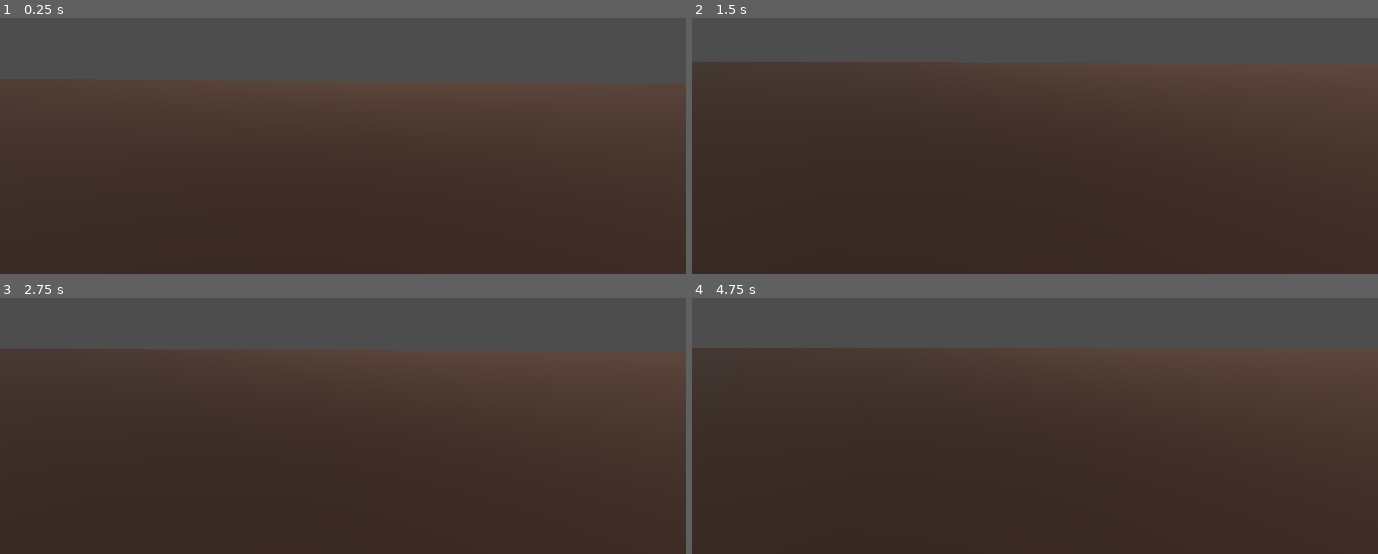
Above: before the commit, frames 1-4 (two rows, left to right).
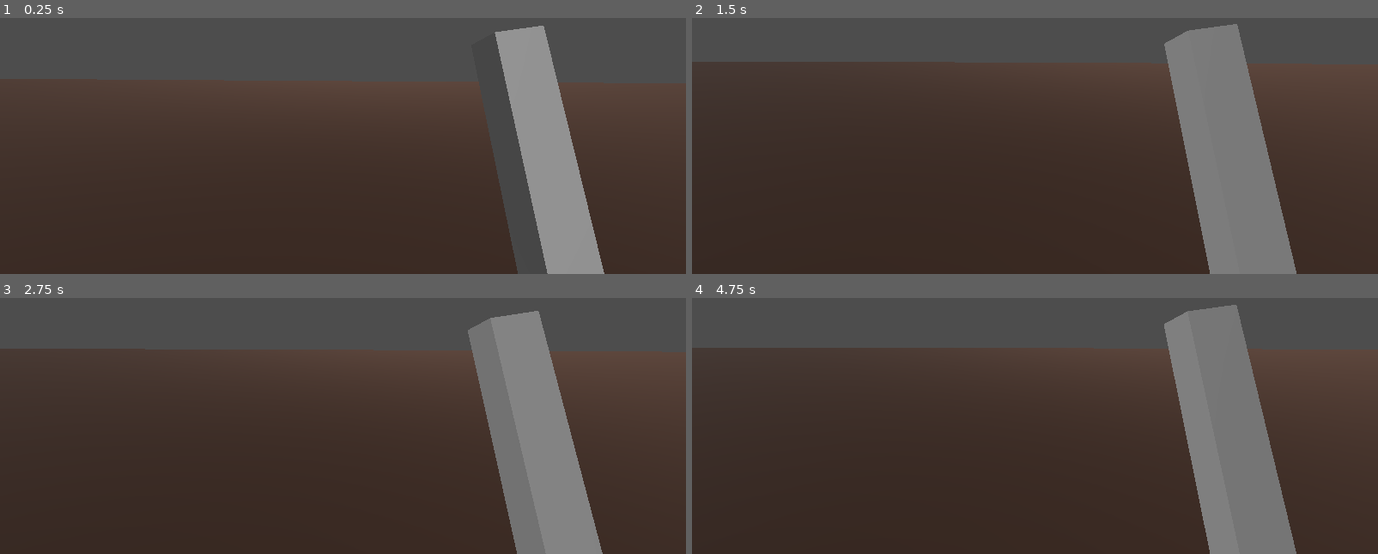
Above: after the commit, the same moments.

Repository: shellyw8542/AngelaL-ShellyW-Freedom
Game: Godot game, scene res://node_3d.tscn
Two runs of this game, one before a commit and one after it. Both use one fixed random seed, a clock stepped at 60 frames per second and the inputs below.
Inputs (mouse positions are in pixels of both pictures, inside the frame that each line leads up to):
- Up to frame 1 (0.25 s): no input
- Up to frame 2 (1.5 s): tap Enter (ui_accept) at 0.5, 0.77 s; move the mouse to (1185, 61) at 0.52 s; hold Right (ui_right) 0.53-1.28 s; click (1185, 61) at 0.6 s; move the mouse to (1000, 82) at 1.27 s; hold Up (ui_up) from 1.28 s (still down); tap Shift (sprint) at 1.35 s
- Up to frame 3 (2.75 s): keep holding Up (ui_up); tap Enter (ui_accept) at 1.52 s; click (308, 362) at 1.55 s; move the mouse to (356, 354) at 2.02 s; click (356, 354) at 2.1 s
- Up to frame 4 (4.75 s): keep holding Up (ui_up); move the mouse to (1028, 367) at 2.77 s; click (1028, 367) at 2.85 s; tap Enter (ui_accept) at 3.02, 3.77, 4.52 s; move the mouse to (1083, 364) at 3.52 s; tap Shift (sprint) at 3.6 s; click (1083, 364) at 3.8 s; move the mouse to (980, 356) at 4.27 s; click (980, 356) at 4.35 s

The runs differ from the first frame. In frame 1, 9.6% of the frame differs, in the area x 71-89%, y 3-100%; in frame 2, 11%, in the area x 68-89%, y 2-100%; in frame 3, 11%; in frame 4, 11%.

Commit message:
enemy hitbox done

Diff:
--- a/Additions/brackeys-proto-controller-main/brackeys-proto-controller-main/proto_controller/proto_controller.gd
+++ b/Additions/brackeys-proto-controller-main/brackeys-proto-controller-main/proto_controller/proto_controller.gd
@@ -52,7 +52,8 @@
 ## IMPORTANT REFERENCES
 @onready var head: Node3D = $Head
 @onready var collider: CollisionShape3D = $Collider
-
+@onready var anim_player = $AnimationPlayer
+@onready var hitbox = $Head/Camera3D/WeaponPivot/WeaponMesh/Hitbox
 func _ready() -> void:
 	check_input_mappings()
 	look_rotation.y = rotation.y
@@ -75,7 +76,13 @@
 			enable_freefly()
 		else:
 			disable_freefly()
+func _process(delta):
+	if Input.is_action_just_pressed("quit"):
+		get_tree().quit()
 
+	if Input.is_action_just_pressed("attack"):
+		anim_player.play("attack")
+		hitbox.monitoring = true
 func _physics_process(delta: float) -> void:
 	# If freeflying, handle freefly and nothing else
 	if can_freefly and freeflying:
@@ -176,3 +183,14 @@
 	if can_freefly and not InputMap.has_action(input_freefly):
 		push_error("Freefly disabled. No InputAction found for input_freefly: " + input_freefly)
 		can_freefly = false
+
+
+func _on_animation_player_animation_finished(anim_name):
+	if anim_name == "attack":
+			anim_player.play("idle")
+			hitbox.monitoring = false
+
+
+func _on_hitbox_body_entered(body):
+	if body.is_in_group("enemies"):
+		print("enemy hit")
--- a/Additions/brackeys-proto-controller-main/brackeys-proto-controller-main/proto_controller/proto_controller.tscn
+++ b/Additions/brackeys-proto-controller-main/brackeys-proto-controller-main/proto_controller/proto_controller.tscn
@@ -12,6 +12,142 @@
 [sub_resource type="CapsuleShape3D" id="CapsuleShape3D_iof21"]
 radius = 0.4
 height = 1.8
+
+[sub_resource type="BoxMesh" id="BoxMesh_jefme"]
+
+[sub_resource type="ConvexPolygonShape3D" id="ConvexPolygonShape3D_io55f"]
+points = PackedVector3Array(-0.5, -0.5, -0.5, 0.5, 0.5, 0.5, 0.5, -0.5, 0.5, 0.5, 0.5, -0.5, -0.5, 0.5, 0.5, 0.5, -0.5, -0.5, -0.5, -0.5, 0.5, -0.5, 0.5, -0.5)
+
+[sub_resource type="Animation" id="Animation_ovqrk"]
+resource_name = "idle"
+length = 3.0
+loop_mode = 1
+tracks/0/type = "value"
+tracks/0/imported = false
+tracks/0/enabled = true
+tracks/0/path = NodePath("Head/Camera3D/WeaponPivot:rotation")
+tracks/0/interp = 1
+tracks/0/loop_wrap = true
+tracks/0/keys = {
+"times": PackedFloat32Array(0),
+"transitions": PackedFloat32Array(1),
+"update": 0,
+"values": [Vector3(0, 0, 0)]
+}
+tracks/1/type = "value"
+tracks/1/imported = false
+tracks/1/enabled = true
+tracks/1/path = NodePath("Head/Camera3D/WeaponPivot/WeaponMesh:position")
+tracks/1/interp = 1
+tracks/1/loop_wrap = true
+tracks/1/keys = {
+"times": PackedFloat32Array(0, 1.5),
+"transitions": PackedFloat32Array(-2, -2),
+"update": 0,
+"values": [Vector3(0.441, -0.387, -0.562), Vector3(0.441, -0.462, -0.562)]
+}
+tracks/2/type = "value"
+tracks/2/imported = false
+tracks/2/enabled = true
+tracks/2/path = NodePath("Head/Camera3D/WeaponPivot/WeaponMesh:rotation")
+tracks/2/interp = 1
+tracks/2/loop_wrap = true
+tracks/2/keys = {
+"times": PackedFloat32Array(0, 1.5),
+"transitions": PackedFloat32Array(-2, -2),
+"update": 0,
+"values": [Vector3(-0.116937, -0.0244346, 0.132645), Vector3(-0.191986, -0.0279253, 0.240855)]
+}
+
+[sub_resource type="Animation" id="Animation_cnqob"]
+length = 0.001
+tracks/0/type = "value"
+tracks/0/imported = false
+tracks/0/enabled = true
+tracks/0/path = NodePath("Head/Camera3D/WeaponPivot:rotation")
+tracks/0/interp = 1
+tracks/0/loop_wrap = true
+tracks/0/keys = {
+"times": PackedFloat32Array(0),
+"transitions": PackedFloat32Array(1),
+"update": 0,
+"values": [Vector3(0, 0, 0)]
+}
+tracks/1/type = "value"
+tracks/1/imported = false
+tracks/1/enabled = true
+tracks/1/path = NodePath("Head/Camera3D/WeaponPivot/WeaponMesh:position")
+tracks/1/interp = 1
+tracks/1/loop_wrap = true
+tracks/1/keys = {
+"times": PackedFloat32Array(0),
+"transitions": PackedFloat32Array(1),
+"update": 0,
+"values": [Vector3(0.417759, -0.4132, -0.768128)]
+}
+tracks/2/type = "value"
+tracks/2/imported = false
+tracks/2/enabled = true
+tracks/2/path = NodePath("Head/Camera3D/WeaponPivot/WeaponMesh:rotation")
+tracks/2/interp = 1
+tracks/2/loop_wrap = true
+tracks/2/keys = {
+"times": PackedFloat32Array(0),
+"transitions": PackedFloat32Array(1),
+"update": 0,
+"values": [Vector3(-0.18493, -0.0224861, 0.0513389)]
+}
+
+[sub_resource type="Animation" id="Animation_xyqi2"]
+resource_name = "new_animation"
+
+[sub_resource type="Animation" id="Animation_d7lgo"]
+resource_name = "attack"
+length = 0.7
+tracks/0/type = "value"
+tracks/0/imported = false
+tracks/0/enabled = true
+tracks/0/path = NodePath("Head/Camera3D/WeaponPivot/WeaponMesh:position")
+tracks/0/interp = 1
+tracks/0/loop_wrap = true
+tracks/0/keys = {
+"times": PackedFloat32Array(0),
+"transitions": PackedFloat32Array(1),
+"update": 0,
+"values": [Vector3(1.06342, -0.116501, -0.563428)]
+}
+tracks/1/type = "value"
+tracks/1/imported = false
+tracks/1/enabled = true
+tracks/1/path = NodePath("Head/Camera3D/WeaponPivot/WeaponMesh:rotation")
+tracks/1/interp = 1
+tracks/1/loop_wrap = true
+tracks/1/keys = {
+"times": PackedFloat32Array(0),
+"transitions": PackedFloat32Array(1),
+"update": 0,
+"values": [Vector3(-0.010472, 0.116937, -1.48877)]
+}
+tracks/2/type = "value"
+tracks/2/imported = false
+tracks/2/enabled = true
+tracks/2/path = NodePath("Head/Camera3D/WeaponPivot:rotation")
+tracks/2/interp = 1
+tracks/2/loop_wrap = true
+tracks/2/keys = {
+"times": PackedFloat32Array(0, 0.7),
+"transitions": PackedFloat32Array(-2, 1),
+"update": 0,
+"values": [Vector3(0, 0, 0), Vector3(0, 2.01757, 0)]
+}
+
+[sub_resource type="AnimationLibrary" id="AnimationLibrary_xfw47"]
+_data = {
+"RESET": SubResource("Animation_cnqob"),
+"attack": SubResource("Animation_d7lgo"),
+"idle": SubResource("Animation_ovqrk"),
+"new_animation": SubResource("Animation_xyqi2")
+}
 
 [node name="ProtoController" type="CharacterBody3D"]
 script = ExtResource("1_wlipi")
@@ -36,3 +172,28 @@
 transform = Transform3D(1, 0, 0, 0, 1, 0, 0, 0, 1, 0, 1.7, 0)
 
 [node name="Camera3D" type="Camera3D" parent="Head"]
+
+[node name="WeaponPivot" type="Node3D" parent="Head/Camera3D"]
+transform = Transform3D(1, 0, 0, 0, 1, 0, 0, 0, 1, -0.0135485, 0, 0.0626433)
+
+[node name="WeaponMesh" type="MeshInstance3D" parent="Head/Camera3D/WeaponPivot"]
+transform = Transform3D(0.0998642, -0.0471745, -0.00221009, 0.00504414, 0.981654, 0.0183877, 0.00130211, -0.184743, 0.0982701, 0.417759, -0.4132, -0.768128)
+mesh = SubResource("BoxMesh_jefme")
+
+[node name="Hitbox" type="Area3D" parent="Head/Camera3D/WeaponPivot/WeaponMesh"]
+transform = Transform3D(1.1, 0, 0, 0, 1.1, 0, 0, 0, 1.1, 0, 0, 0)
+monitoring = false
+
+[node name="CollisionShape3D" type="CollisionShape3D" parent="Head/Camera3D/WeaponPivot/WeaponMesh/Hitbox"]
+transform = Transform3D(1, 5.58794e-09, -1.86265e-09, 1.74623e-10, 1, 0, 9.31323e-10, -2.38419e-07, 1, 0, 0, 0)
+shape = SubResource("ConvexPolygonShape3D_io55f")
+
+[node name="AnimationPlayer" type="AnimationPlayer" parent="."]
+libraries = {
+"": SubResource("AnimationLibrary_xfw47")
+}
+autoplay = "idle"
+playback_default_blend_time = 0.1
+
+[connection signal="body_entered" from="Head/Camera3D/WeaponPivot/WeaponMesh/Hitbox" to="." method="_on_hitbox_body_entered"]
+[connection signal="animation_finished" from="AnimationPlayer" to="." method="_on_animation_player_animation_finished"]
--- a/node_3d.tscn
+++ b/node_3d.tscn
@@ -30,7 +30,7 @@
 transform = Transform3D(0.953207, 0.170651, -0.24955, -0.1051, 0.961019, 0.255728, 0.283463, -0.217534, 0.933985, 0, 3.56546, 0)
 
 [node name="ProtoController" parent="." instance=ExtResource("1_pjmad")]
-transform = Transform3D(1, 0, 0, 0, 1, 0, 0, 0, 1, 0, 0, 0)
+transform = Transform3D(1, 0, 0, 0, 1, 0, 0, 0, 1, -0.0903163, 0.241234, -0.12551)
 
 [node name="Enemy" parent="." instance=ExtResource("3_exsc0")]
 transform = Transform3D(1, 0, 0, 0, 1, 0, 0, 0, 1, 1.86272, 0.447867, 11.3826)
@@ -39,4 +39,4 @@
 transform = Transform3D(1, 0, 0, 0, 1, 0, 0, 0, 1, 10.3204, 0.209235, 12.2354)
 
 [node name="Enemy3" parent="." instance=ExtResource("3_exsc0")]
-transform = Transform3D(1, 0, 0, 0, 1, 0, 0, 0, 1, 5.68874, 0.275371, 14.7083)
+transform = Transform3D(1, 0, 0, 0, 1, 0, 0, 0, 1, 6.24307, 0.337631, 15.2274)
--- a/project.godot
+++ b/project.godot
@@ -47,3 +47,8 @@
 "events": [Object(InputEventKey,"resource_local_to_scene":false,"resource_name":"","device":-1,"window_id":0,"alt_press …(191 unchanged characters)…
 ]
 }
+attack={
+"deadzone": 0.5,
+"events": [Object(InputEventMouseButton,"resource_local_to_scene":false,"resource_name":"","device":-1,"window_id":0,"alt_pressed":false,"shift_pressed":false,"ctrl_pressed":false,"meta_pressed":false,"button_mask":0,"position":Vector2(0, 0),"global_position":Vector2(0, 0),"factor":1.0,"button_index":1,"canceled":false,"pressed":false,"double_click":false,"script":null)
+]
+}
Not shown: 1 places in Additions/brackeys-proto-controller-main/brackeys-proto-controller-main/proto_controller/proto_controller.tscn that only renumber resources
